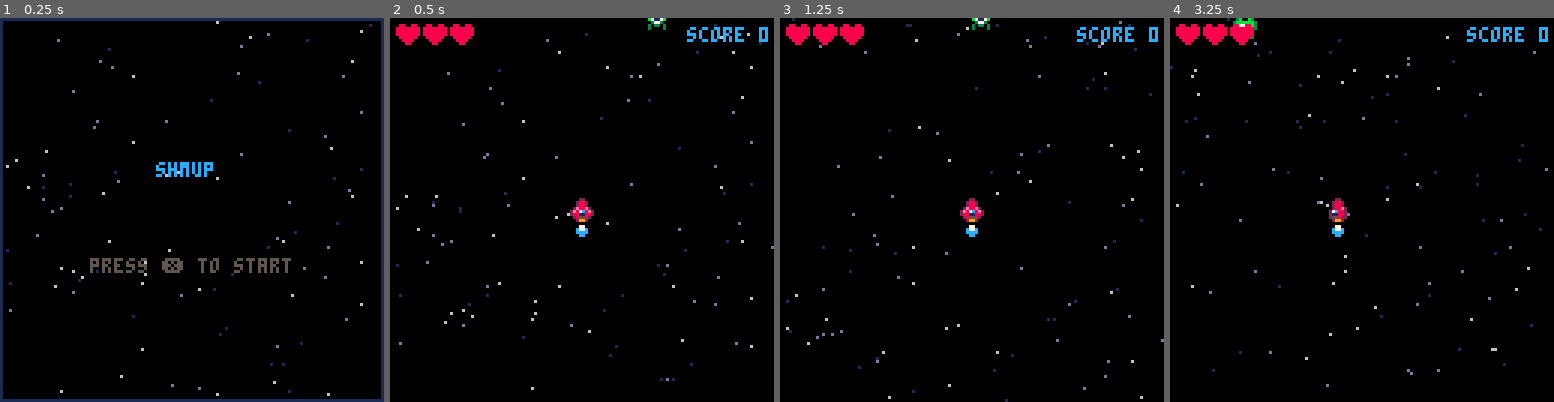
Above: before the commit, frames 1-4 (left to right).
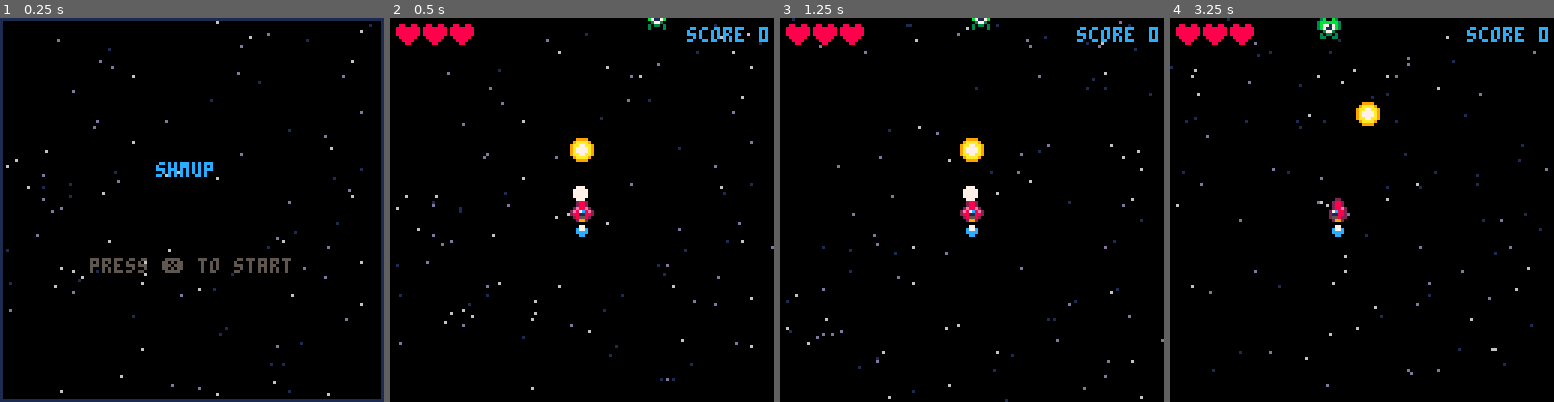
Above: after the commit, the same moments.

Repository: salty-max/shmup
Game: PICO-8 cartridge shmup.p8
The game is run twice, just before and just after one commit, with the same random seed, the same clock (stepped at 60 frames per second) and the same inputs.
Inputs:
- Up to frame 1 (0.25 s): no input
- Up to frame 2 (0.5 s): tap X (X key) at 0.33 s
- Up to frame 3 (1.25 s): tap O (Z key) at 0.7 s; tap X (X key) at 1.07 s
- Up to frame 4 (3.25 s): hold Right 1.6-2.1 s; tap O (Z key) every 0.4 s from 1.7 to 2.9 s; tap X (X key) at 1.85, 2.97 s; hold Up 2.15-2.42 s; hold Right 2.47-3.03 s; hold Left from 3.08 s (still down)

Frame 1 is identical in both runs. In frame 2, 0.4% of the frame differs, in the area x 46-54%, y 31-48%; in frame 3, 0.4%; in frame 4, 0.7%, in the area x 16-55%, y 0-29%.

Commit message:
fire rate

Diff:
--- a/shmup.p8
+++ b/shmup.p8
@@ -29,10 +29,15 @@
 
 	muzzle = 0
 
+	shoot_cd = 0
+	fire_rate = 5
+
 	score = 0
 	maxlives = 3
 	lives = 3
+
 	invul = 0
+	invul_duration = 60
 
 	bullets = {}
 	enemies = {}
@@ -198,15 +203,20 @@
 	end
 
 	-- shoot
-	if btnp(5) then
-		add(bullets, {
-			x = player.x,
-			y = player.y - 4,
-			spd = 4,
-			spr = 16
-		})
-		sfx(0)
-		muzzle = 6
+	if btn(5) then
+		if shoot_cd <= 0 then
+			add(bullets, {
+				x = player.x,
+				y = player.y - 4,
+				spd = 4,
+				spr = 16
+			})
+			sfx(0)
+			muzzle = 6
+			shoot_cd = fire_rate
+		else
+			shoot_cd -= 1
+		end
 	end
 
 	for bullet in all(bullets) do
@@ -248,7 +258,7 @@
 				sfx(1)
 				del(enemies, enemy)
 				lives -= 1
-				invul = 60
+				invul = invul_duration
 				spawn_enemy()
 			end
 		end
